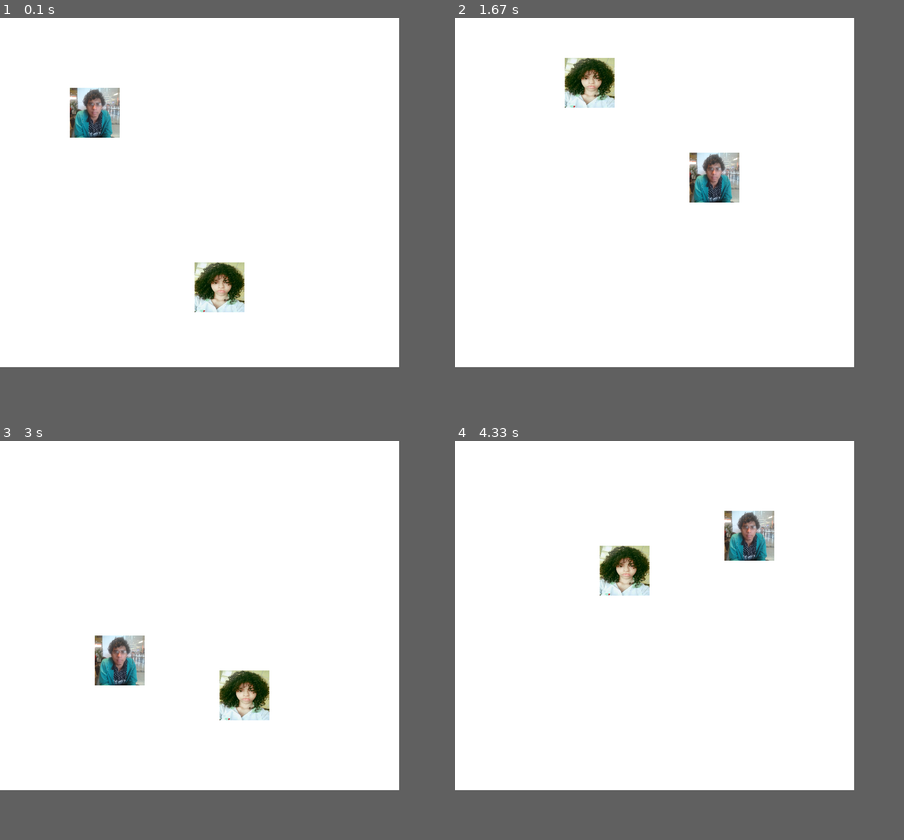
Above: before the commit, frames 1-4 (two rows, left to right).
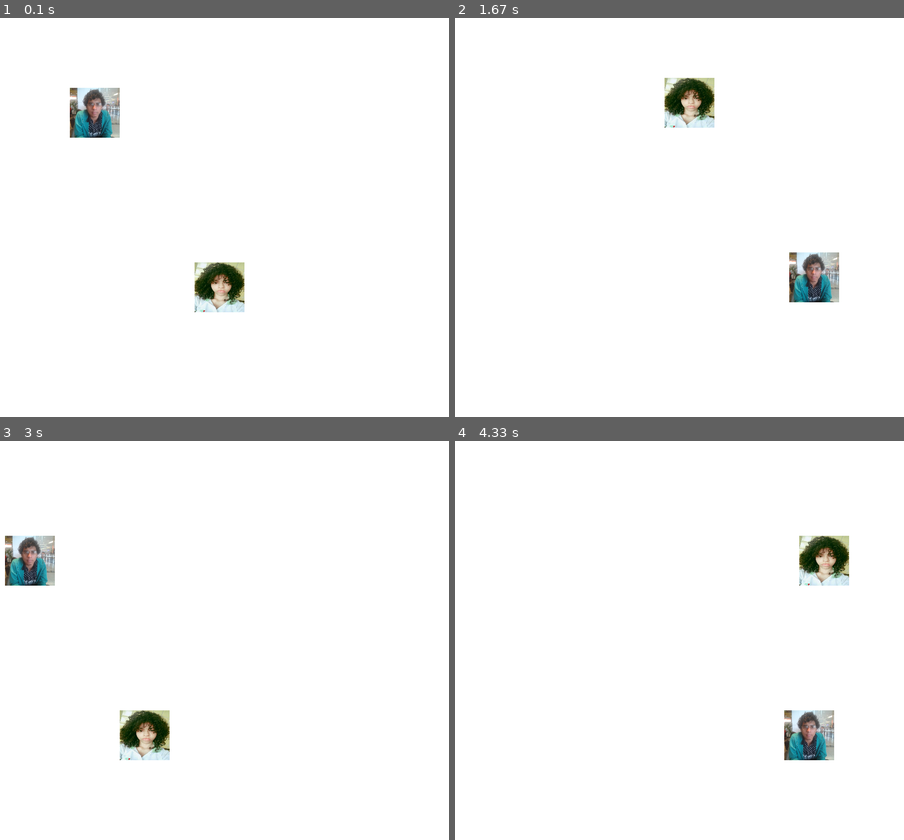
Above: after the commit, the same moments.

Repository: valtercioj/PygameFotos
Game: pygame game, started from pygame_love.py
Two runs of this game, one before a commit and one after it. Both use one fixed random seed, a clock stepped at 60 frames per second and the inputs below.
Inputs:
- Up to frame 1 (0.1 s): no input
- Up to frame 2 (1.67 s): no input
- Up to frame 3 (3 s): no input
- Up to frame 4 (4.33 s): no input
In our replay, the window is 800x700 before the commit and 900x800 after it. These sizes can differ from the game's own. Grey fills any space a smaller window leaves; there, only what the larger window draws over its background counts as a difference.

The runs differ from the first frame. In frame 1, only the window size differs. In frame 2, 5.4% of the frame differs, in the area x 24-86%, y 10-72%; in frame 3, 5.4%; in frame 4, 5.4%.

Commit message:
Update pygame_love.py

Diff:
--- a/pygame_love.py
+++ b/pygame_love.py
@@ -18,8 +18,8 @@
 
 pygame.init()
 
-display_w = 800
-display_h = 700
+display_w = 900
+display_h = 800
 
 gameDisplay = pygame.display.set_mode((display_w,display_h))
 pygame.display.set_caption('Valtercio & Hellen')
